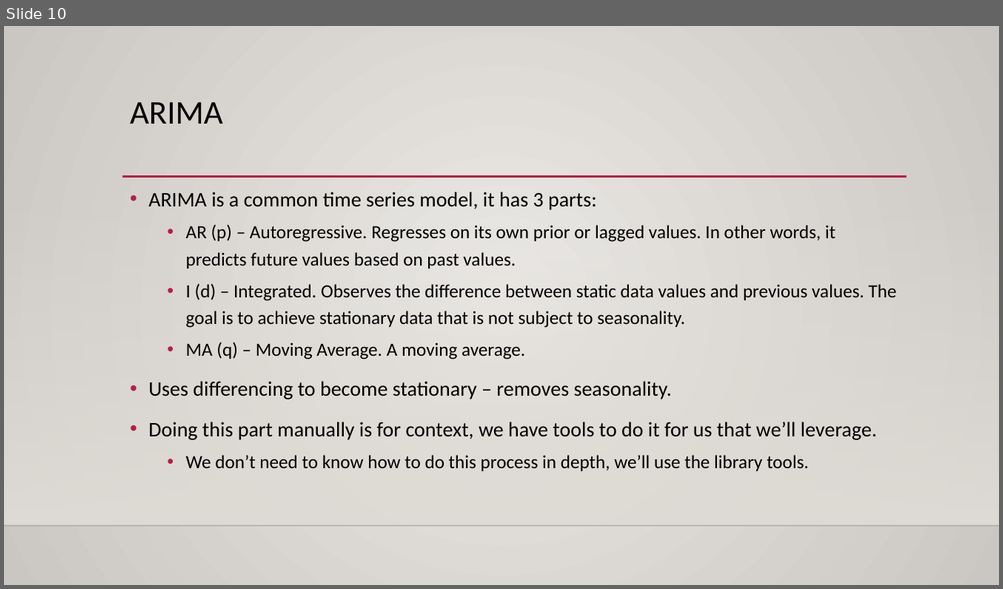
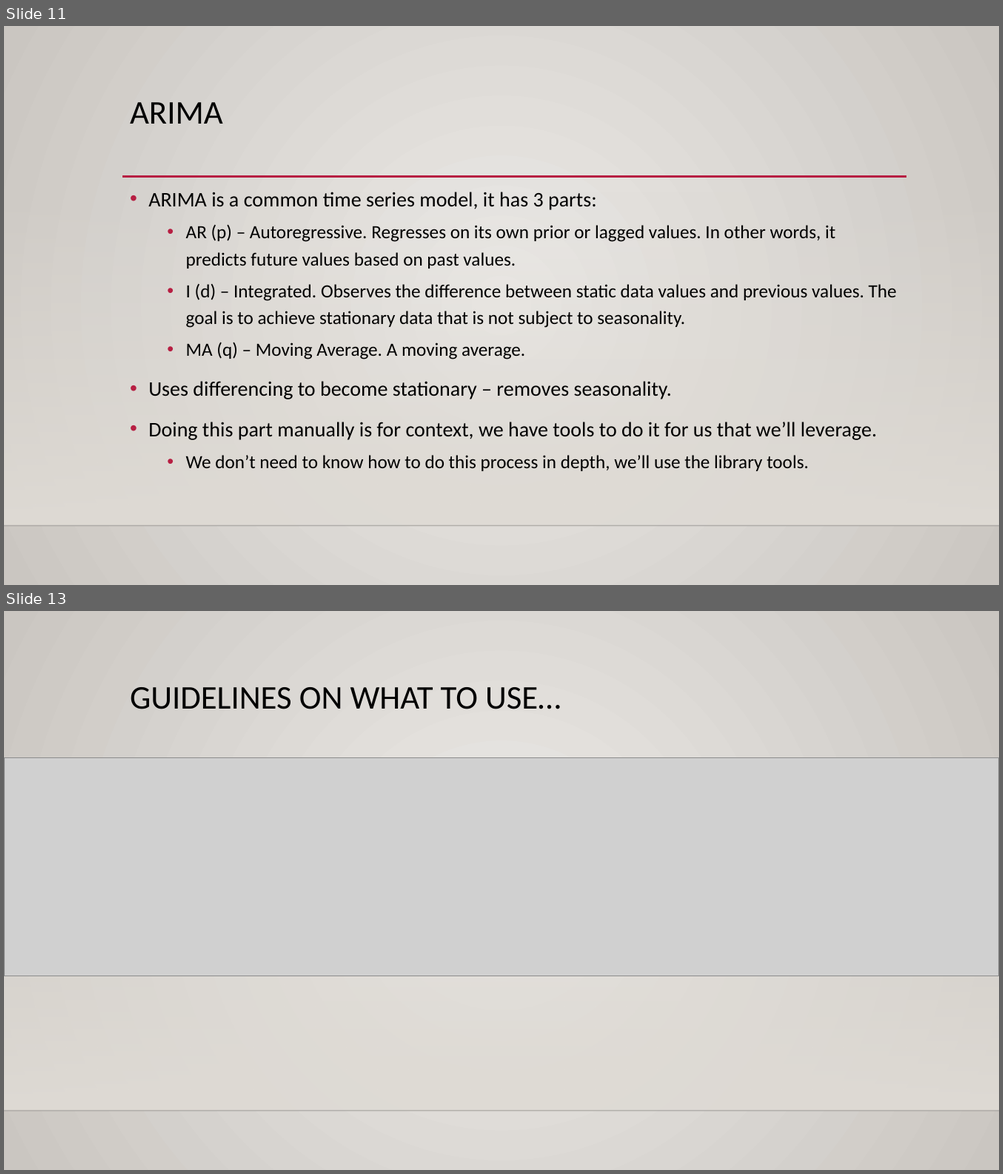
Before and after one commit to calvint13/Intro_to_Machine_Learning_Student_Workbooks, a slide deck: reference_content/Slides/TimeSeries.pptx. Shown one above the other, each under a label of ours: slide 10 before the commit, slides 11 and 13 after it; the slides between them are not shown. The pictures are 1003x589 and 1003x1174 pixels, drawn with LibreOffice and Linux fonts; fonts in the diff are those of the drawing; grey boxes stand for pictures; background and template pictures are left out. Boxes give left, top, right and bottom in pixels: in the first picture for what was removed or moved away, otherwise in the second. Text is boxed around its words. In the diff, an @@ line names an element or a change of style, - is before the commit and + after.

```diff
--- a/reference_content/Slides/TimeSeries.pptx
+++ b/reference_content/Slides/TimeSeries.pptx
@@ slide 13 added at bbox=[4, 611, 999, 1170], background gradient #ECEAE7 to #CAC7C1; not listed: 2 template elements that a slide beside it also shows @@
@@ title added at bbox=[130, 687, 560, 709], 32 pt, text #000000 @@
+GUIDELINES ON WHAT TO USE…
@@ picture added at bbox=[4, 758, 999, 976] @@
@@ what was slide 10 is now slide 11 @@
```
Also in this commit, not shown: 4 slides changed, 4 other slides added, 1 slide removed, 4 other files.
